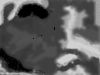
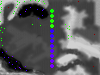
The second (100, 75) image is a revision of the first. Changes to its layers:
added layer "Warstwa 5" above "Warstwa 4" over [50, 9, 54, 68]
painted on "Warstwa 4" over [0, 0, 95, 71]
